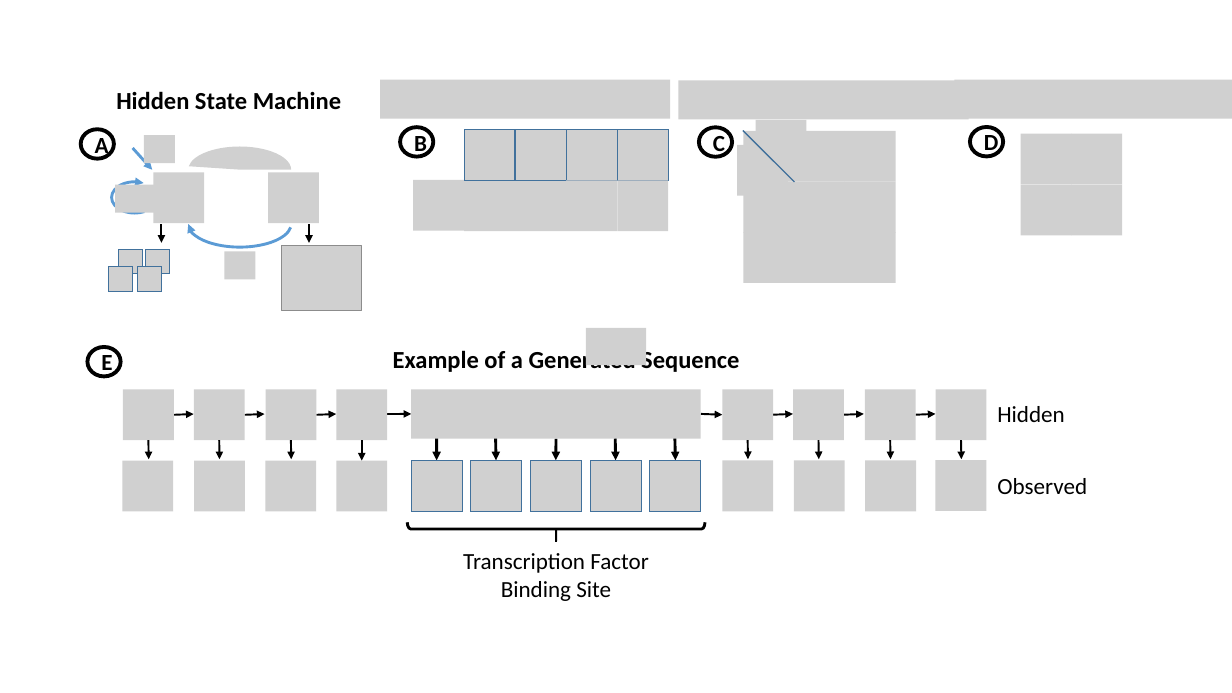
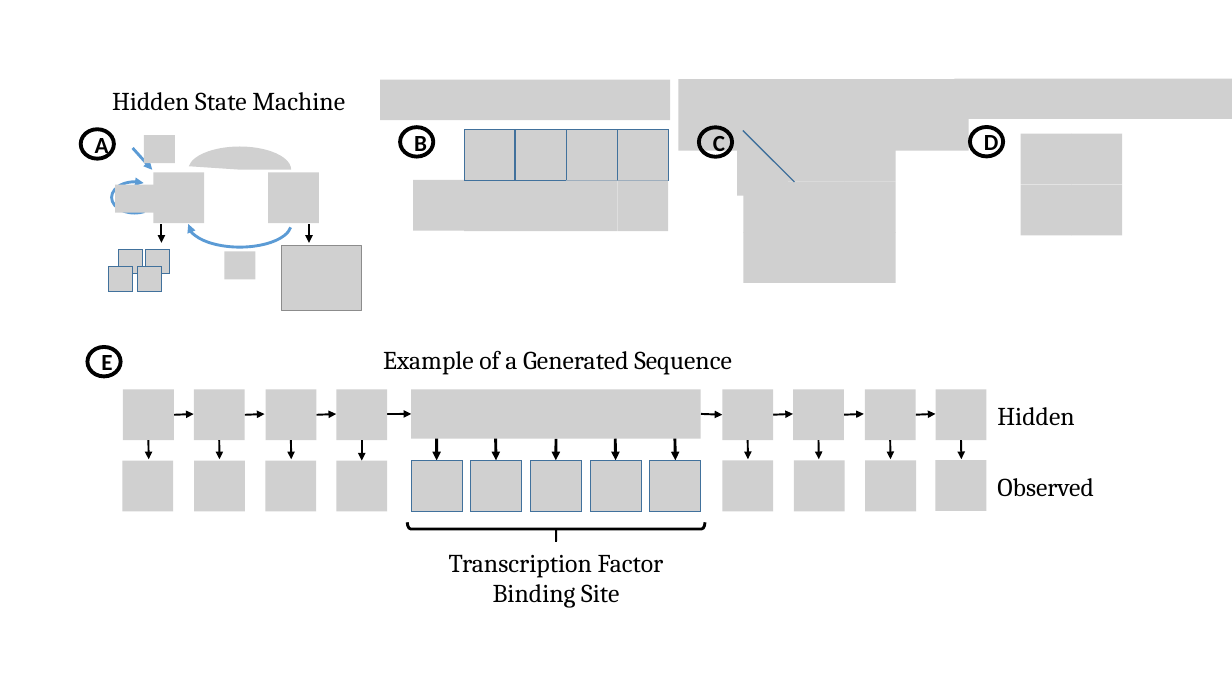
Before and after one commit to David-Taub/HOP-HMM, a slide deck: slide 5 of Help/Figures1.pptx (slide 8 before the commit). Drawn at 1232x693 pixels with LibreOffice and Linux fonts; fonts in the diff are those of the drawing; grey boxes stand for pictures. Boxes give left, top, right and bottom in pixels: in the first picture for what was removed or moved away, otherwise in the second. Text is boxed around its words. In the diff, an @@ line names an element or a change of style, - is before the commit and + after.

```diff
--- a/Help/Figures1.pptx
+++ b/Help/Figures1.pptx
@@ text "Hidden State Machine" at [112,92,345,111]: size 19.1 to 20 pt, font Calibri to Cambria, bold off @@
@@ picture: place and size @@
-picture at [678,80,969,119]
+picture at [678,79,969,151]
@@ picture removed at [586,328,646,365] @@
@@ text "Example of a Generated Sequence" at [383,350,732,374]: size 19.1 to 20 pt, font Calibri to Cambria, bold off @@
@@ text "Example of a Generated Sequence": place and size @@
-text "Example of a Generated Sequence" at [393,348,739,374]
+text "Example of a Generated Sequence" at [383,350,732,374]
@@ size 18 to 20 pt, font Calibri to Cambria in 3 elements at [997,407,1074,426], [997,478,1094,497], [449,554,664,608] @@
```
Also in this commit, not shown: 5 other slides changed, 3 slides removed, 2 other files.
